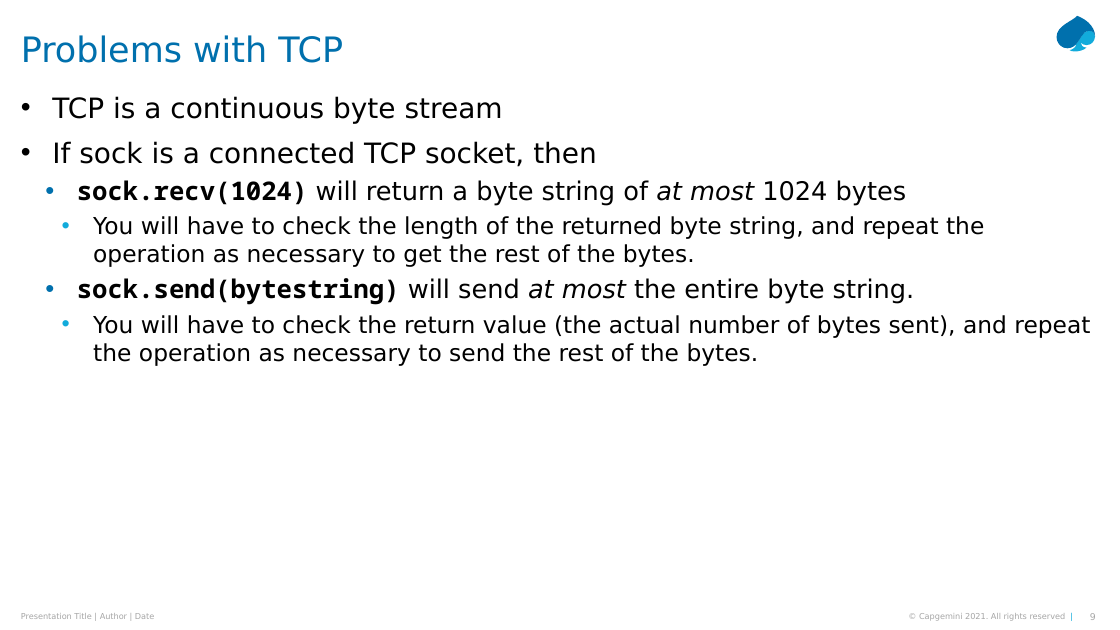
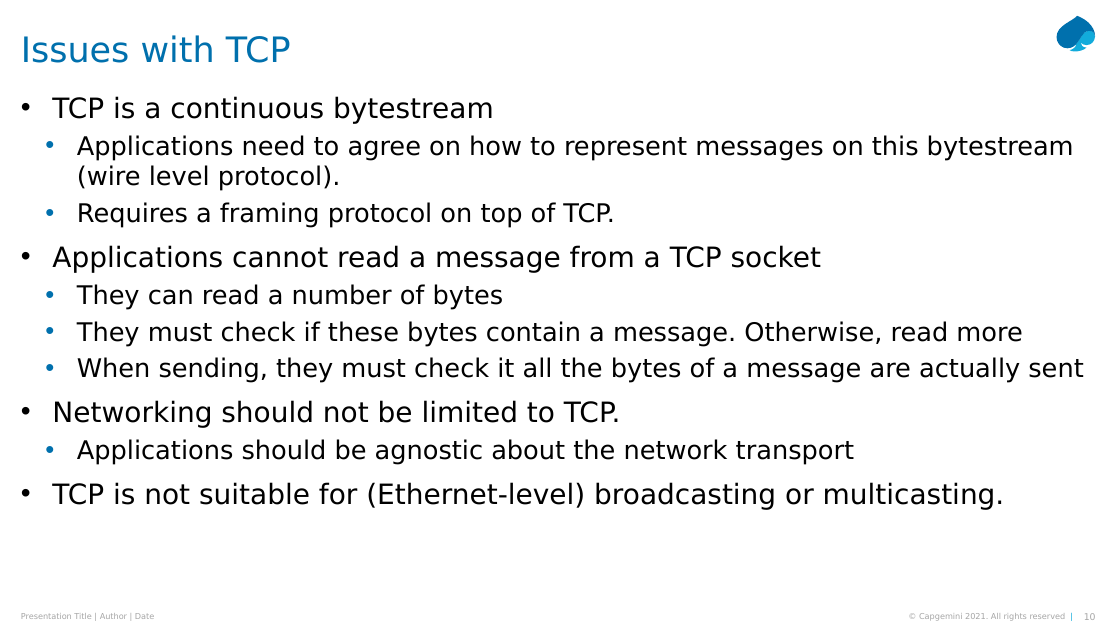
Before and after one commit to Python-Masterclass/Networking, a slide deck: slide 10 of Masterclass-7-Networking.pptx (slide 9 before the commit). Drawn at 1120x630 pixels with LibreOffice and Linux fonts; fonts in the diff are those of the drawing. Boxes give left, top, right and bottom in pixels: in the first picture for what was removed or moved away, otherwise in the second. Text is boxed around its words. In the diff, an @@ line names an element or a change of style, - is before the commit and + after.

```diff
--- a/Masterclass-7-Networking.pptx
+++ b/Masterclass-7-Networking.pptx
@@ title at <box>21,35,291,63</box>: text changed @@
-Problems with TCP
+Issues with TCP
@@ text at <box>52,96,1083,510</box>: text changed; size 20 to 22 pt @@
-• TCP is a continuous byte stream
-• If sock is a connected TCP socket, then
-  • sock.recv(1024) will return a byte string of at most 1024 bytes
-    • You will have to check the length of the returned byte string, and repeat the operation as necessary to get the rest of the bytes.
-  • sock.send(bytestring) will send at most the entire byte string.
-    • You will have to check the return value (the actual number of bytes sent), and repeat the operation as necessary to send the rest of the bytes.
+• TCP is a continuous bytestream
+  • Applications need to agree on how to represent messages on this bytestream (wire level protocol).
+  • Requires a framing protocol on top of TCP.
+• Applications cannot read a message from a TCP socket
+  • They can read a number of bytes
+  • They must check if these bytes contain a message. Otherwise, read more
+  • When sending, they must check it all the bytes of a message are actually sent
+• Networking should not be limited to TCP.
+  • Applications should be agnostic about the network transport
+• TCP is not suitable for (Ethernet-level) broadcasting or multicasting.
@@ page number at <box>1084,613,1096,620</box>: text changed @@
-9
+10
```
Also in this commit, not shown: 1 other slide changed, 2 slides added, 9 other files.
